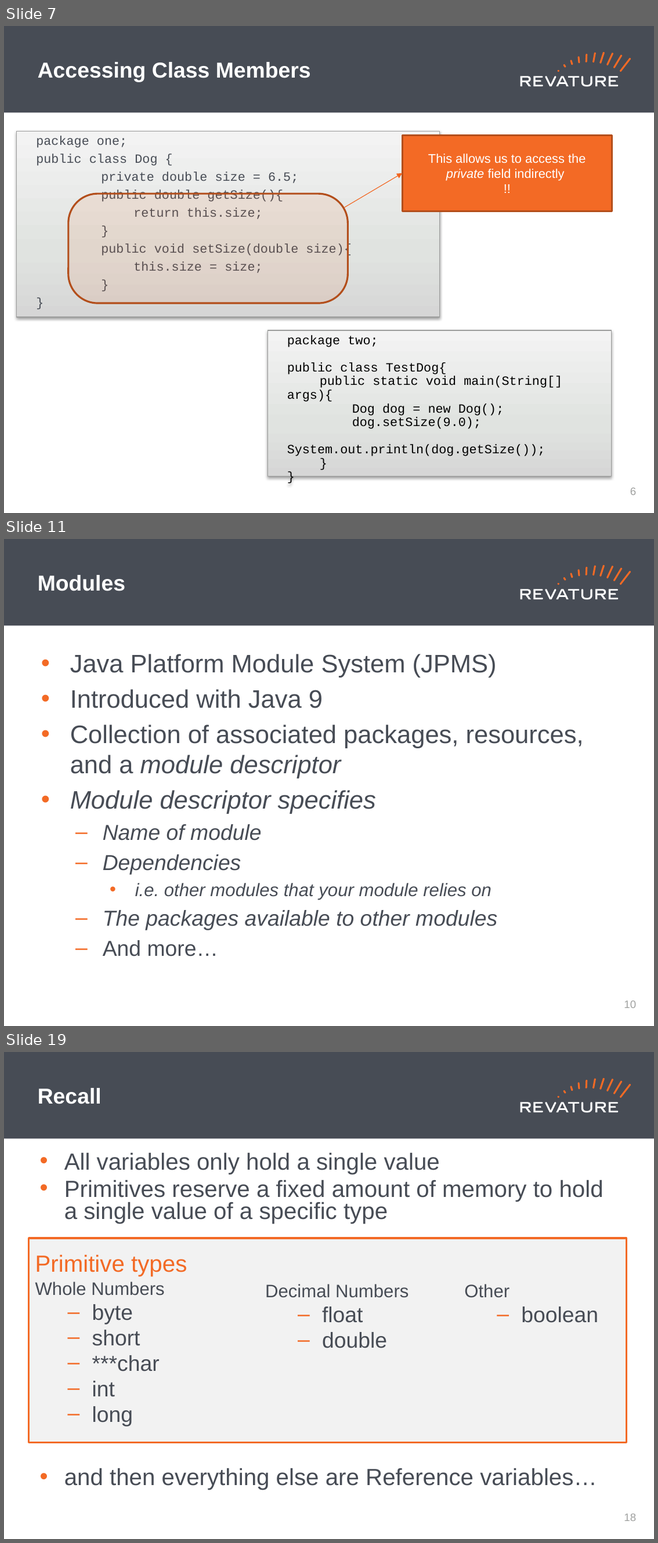
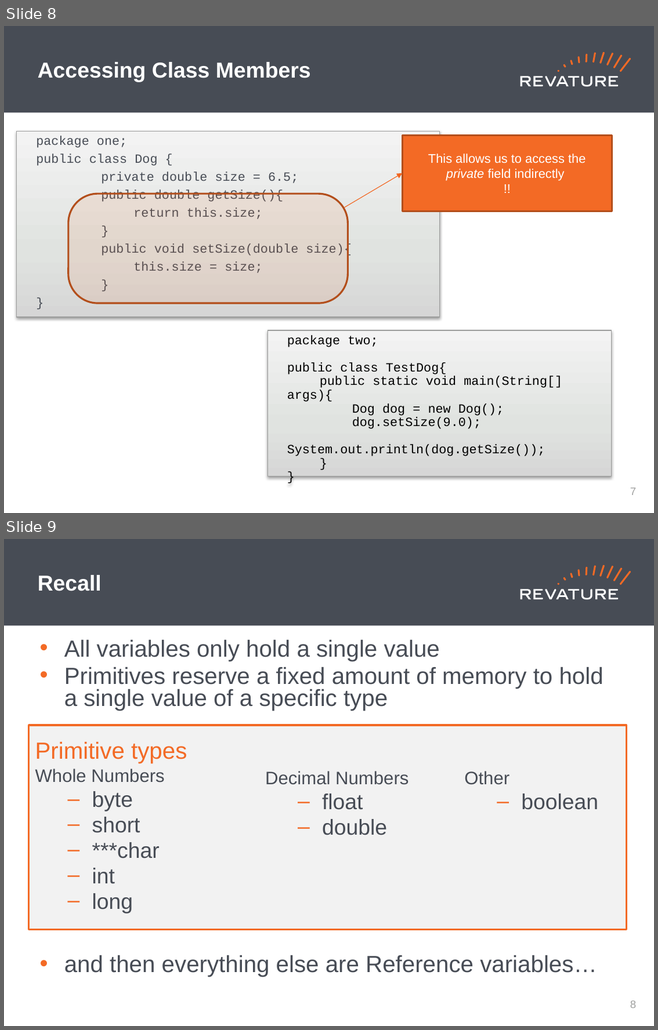
Before and after one commit to jhigherevature/8302021_RAP, a slide deck: powerpoints/Day_7.pptx. Shown one above the other, each under a label of ours: slides 7, 11 and 19 before the commit, slides 8 and 9 after it; the slides between them are not shown. The pictures are 658x1543 and 658x1030 pixels, drawn with LibreOffice and Linux fonts; fonts in the diff are those of the drawing. Boxes give left, top, right and bottom in pixels: in the first picture for what was removed or moved away, otherwise in the second. Text is boxed around its words. In the diff, an @@ line names an element or a change of style, - is before the commit and + after.

```diff
--- a/powerpoints/Day_7.pptx
+++ b/powerpoints/Day_7.pptx
@@ slide 11 removed at (x1=4, y1=539, x2=654, y2=1026), background #FFFFFF; not listed: 19 template elements that a slide beside it also shows @@
@@ title removed at (x1=38, y1=575, x2=125, y2=591) @@
-Modules
@@ text removed at (x1=70, y1=654, x2=583, y2=957) @@
-• Java Platform Module System (JPMS)
-• Introduced with Java 9
-• Collection of associated packages, resources, and a module descriptor
-• Module descriptor specifies
-  – Name of module
-  – Dependencies
-    • i.e. other modules that your module relies on
-  – The packages available to other modules
-  – And more…
@@ page number removed at (x1=623, y1=1001, x2=636, y2=1008) @@
-10
@@ what was slide 7 is now slide 8 @@
@@ page number at (x1=630, y1=488, x2=636, y2=495): text changed @@
-6
+7
@@ what was slide 19 is now slide 9 @@
@@ page number at (x1=630, y1=1001, x2=636, y2=1008): text changed @@
-18
+8
```
Also in this commit, not shown: 2 slides changed, 1 slide added, 10 other slides removed.
